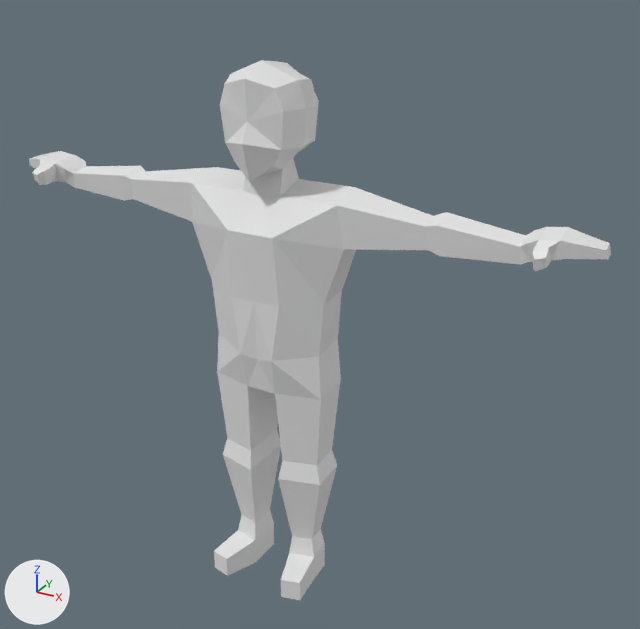
Before and after pictures for a commit that changed the OBJ model projects/GDW/res/Models/character.obj.
Camera for both pictures: a 50 mm lens placed at (10.66, -17.13, 16.32), pointed at (0.91, 0.6, 7.46). Arrows for +X, +Y and +Z are at lower left; the lights stay in place. Where no turn or scale is listed for an object, it has been applied to the vertices. Vertices at the same position are counted once.

The first picture shows 'Cube.001_Cube.002'.
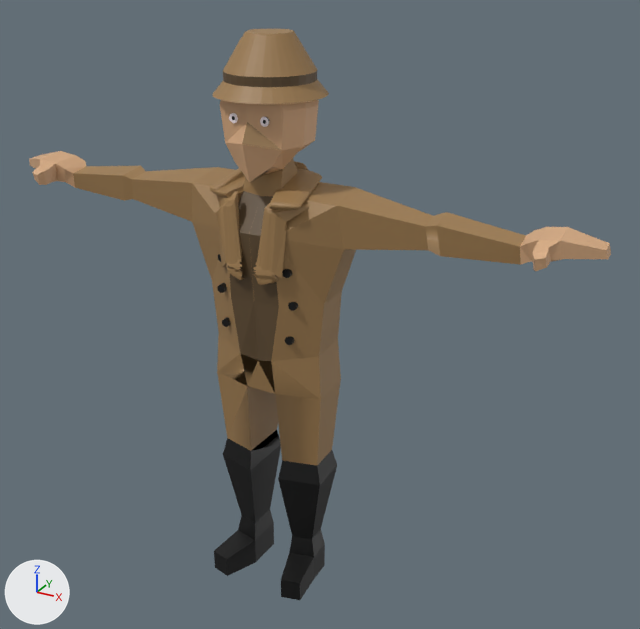
The change in detail:
Picture 'character1.png' (img_character1_png) is new.
Material 'Material.001' (mat_material_001) is new.
Its texture is img_character1_png.
Its roughness is 0.526.
Material 'Material.003' (mat_material_003) is new.
Its texture is img_character1_png.
Its roughness is 0.526.
Material 'Material.005' (mat_material_005) is new.
Its texture is img_character1_png.
Its roughness is 0.526.
Material 'Material.008' (mat_material_008) is new.
Its texture is img_character1_png.
Its roughness is 0.526.
Material 'Material.007' (mat_material_007) is new.
Its texture is img_character1_png.
Its roughness is 0.526.
Material 'Default_OBJ' (mat_default_obj) is new.
Its texture is img_character1_png.
Its roughness is 0.526.
Material 'Material.006' (mat_material_006) is new.
Its texture is img_character1_png.
Its roughness is 0.526.
Material 'Material.002' (mat_material_002) is new.
Its texture is img_character1_png.
Its roughness is 0.526.
Material 'Material.009' (mat_material_009) is new.
Its texture is img_character1_png.
Its roughness is 0.526.
me_cube_001_cube_002 is used by ob_cube_001_cube_002; location (0.0, 0.0, 0.0).
me_cube_001_cube_002 had 229 vertices, 455 faces, 6 loose edges and spanned x -7.7..7.7, y -1.4..1.1, z 0.0..13.6.
me_cube_001_cube_002 now has 1837 vertices, 3517 faces, 6 loose edges and spans x -7.7..7.7, y -1.4..1.3, z 0.0..14.2.
me_cube_001_cube_002 part 1: 1608 vertices added at x -1.3..1.4, y -1.3..1.3, z 7.2..14.2.
me_cube_001_cube_002 part 2: 423 faces spanning x -7.7..7.7, y -1.4..1.1, z 0.0..13.6 switch from no material to mat_default_obj (picture img_character1_png).
me_cube_001_cube_002 now uses material mat_material_001 (picture img_character1_png).
me_cube_001_cube_002 now uses material mat_material_002 (picture img_character1_png).
me_cube_001_cube_002 now uses material mat_material_003 (picture img_character1_png).
me_cube_001_cube_002 now uses material mat_material_005 (picture img_character1_png).
me_cube_001_cube_002 now uses material mat_material_007 (picture img_character1_png).
me_cube_001_cube_002 now uses material mat_material_006 (picture img_character1_png).
me_cube_001_cube_002 now uses material mat_material_008 (picture img_character1_png).
me_cube_001_cube_002 now uses material mat_material_009 (picture img_character1_png).

Pixel boxes (x1, y1, x2, y2) of what changed, in the pictures (640 x 629 px):
'Cube.001_Cube.002', reshaped: before (29, 60, 611, 600); after (29, 28, 611, 600)
part 1 of me_cube_001_cube_002, added (brown): after (210, 28, 329, 345)
part 2 of me_cube_001_cube_002, recoloured (grey to brown): (29, 83, 611, 600) in both
